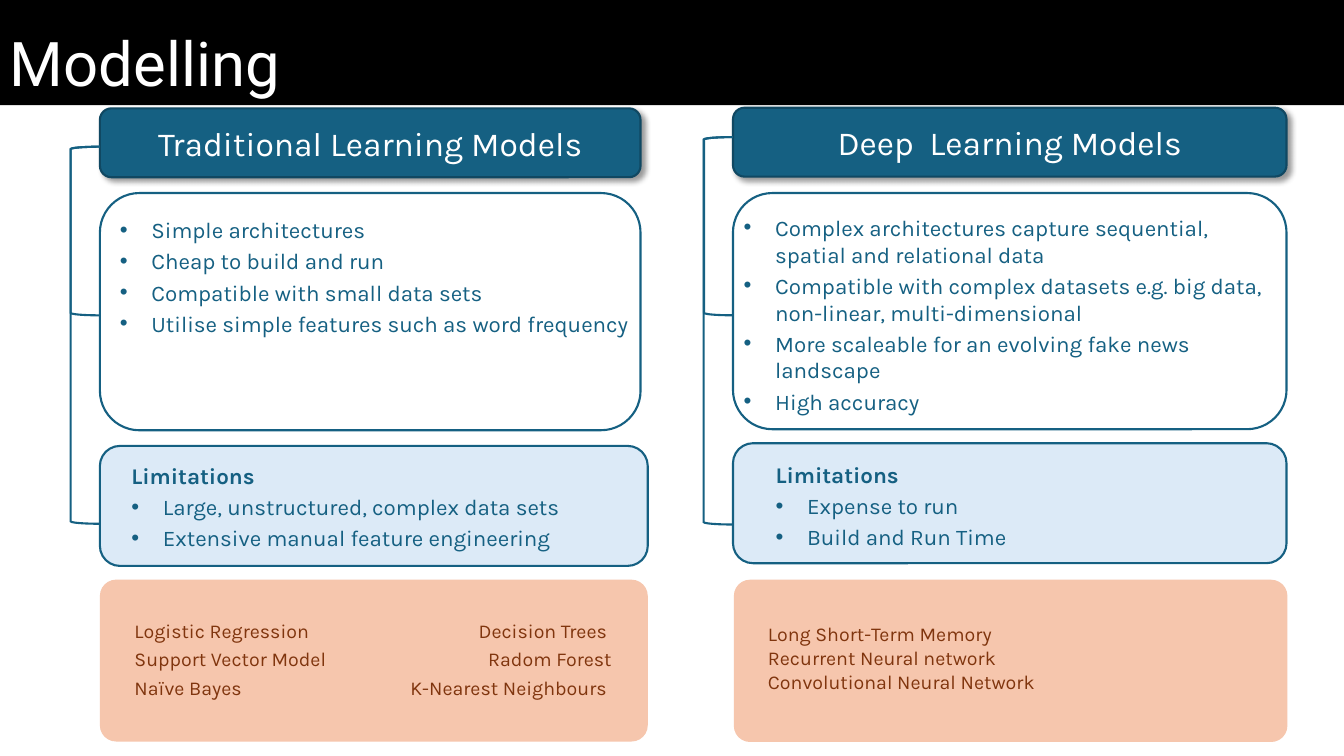
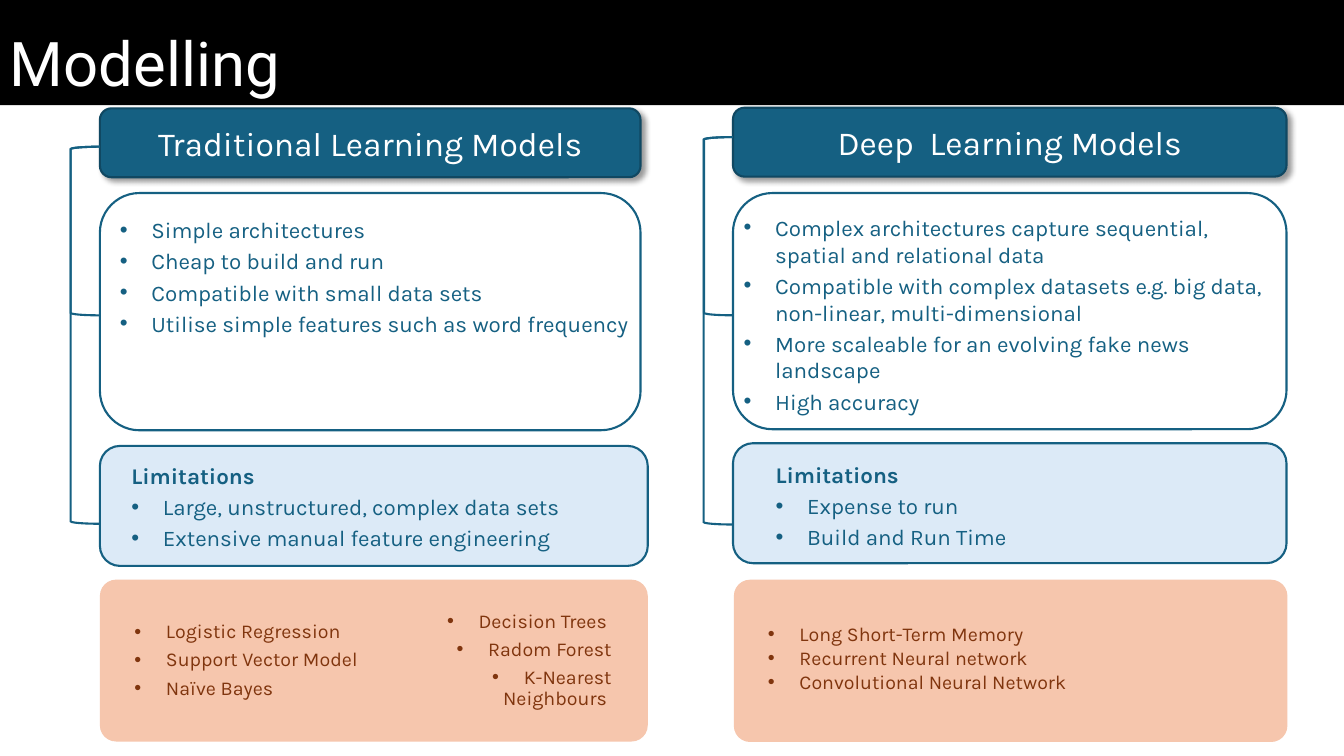
Before and after one commit to Whereiswendy/Fake-News-Predictor, a slide deck: slide 6 of Final_Slides.pptx (slide 8 before the commit). Drawn at 1344x756 pixels with LibreOffice and Linux fonts; fonts in the diff are those of the drawing. Boxes give left, top, right and bottom in pixels: in the first picture for what was removed or moved away, otherwise in the second. Text is boxed around its words. In the diff, an @@ line names an element or a change of style, - is before the commit and + after.

```diff
--- a/Final_Slides.pptx
+++ b/Final_Slides.pptx
@@ bullet none to • in 3 elements at <box>799,627,1066,689</box>, <box>166,624,358,700</box>, <box>479,614,612,710</box> @@
@@ text "Decision Trees": place and size @@
-text "Decision Trees" at <box>410,624,611,700</box>
+text "Decision Trees" at <box>479,614,612,710</box>
```
Also in this commit, not shown: 3 other slides changed, 2 slides removed.
